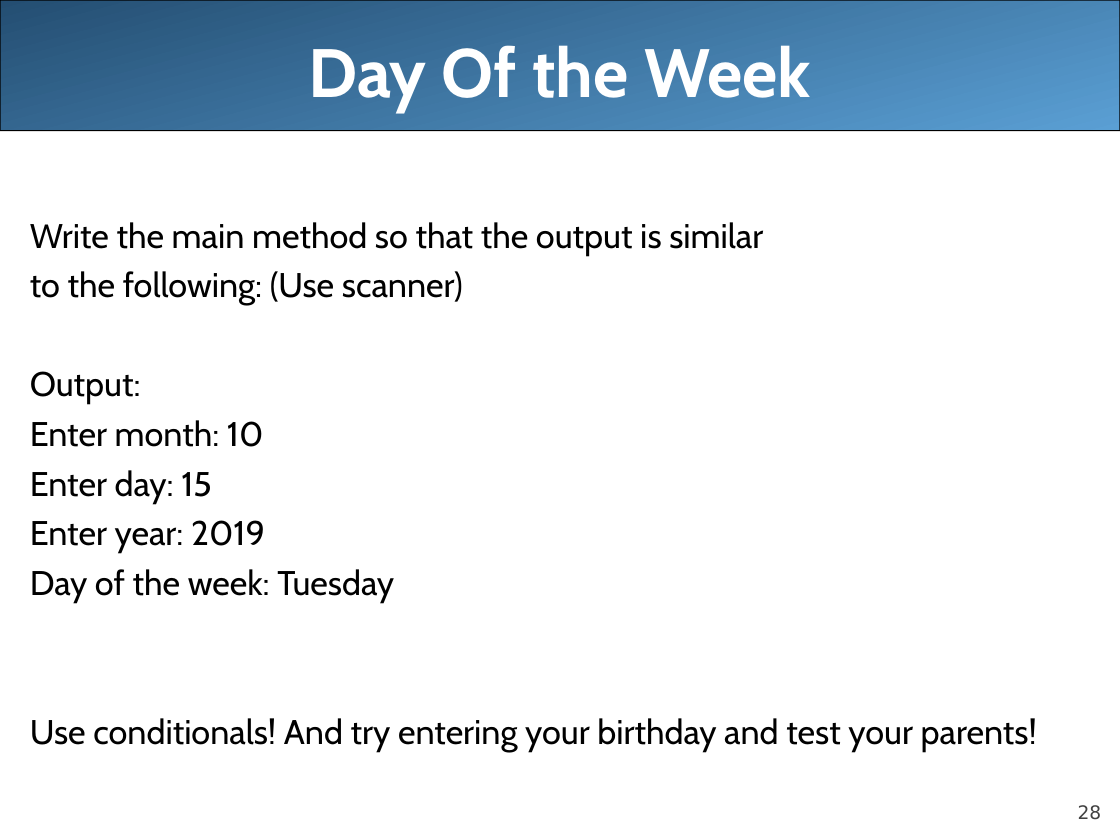
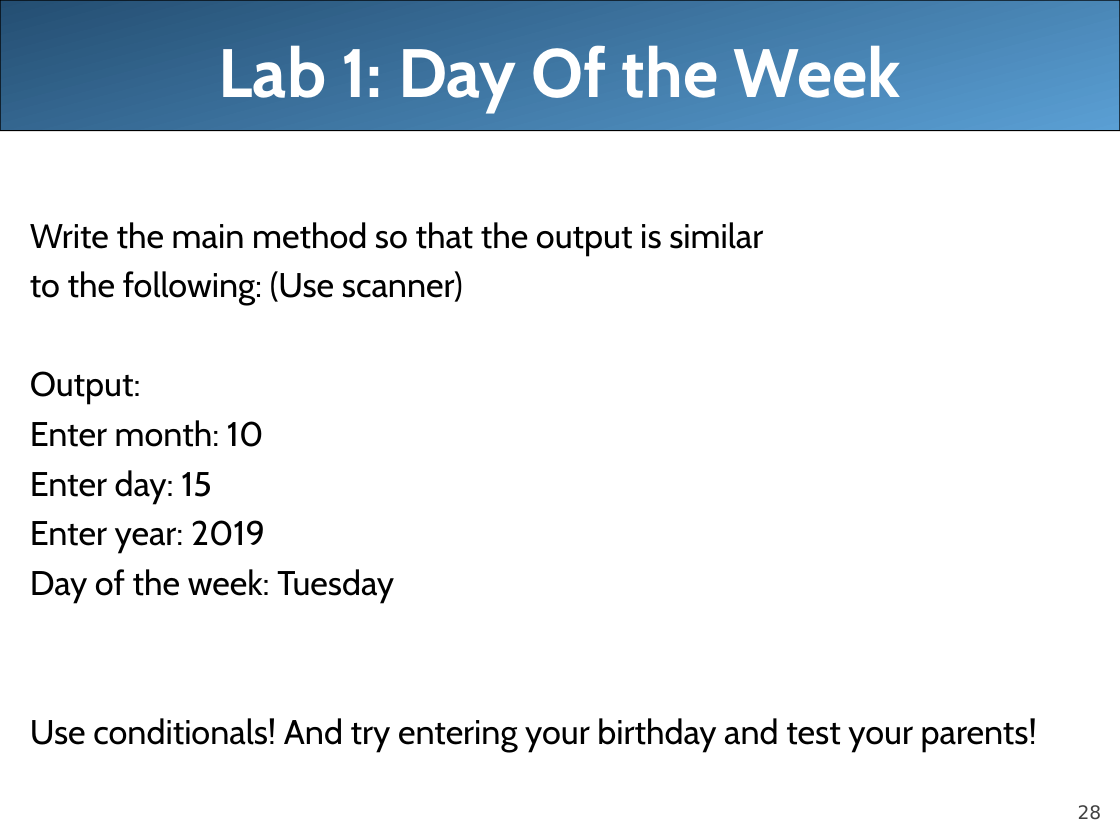
Before and after one commit to LongBaoNguyen/longbaonguyen.github.io, a slide deck: slide 28 of courses/apcsa/lecture8.ppt. Drawn at 1120x840 pixels with LibreOffice and Linux fonts; fonts in the diff are those of the drawing. Boxes give left, top, right and bottom in pixels: in the first picture for what was removed or moved away, otherwise in the second. Text is boxed around its words. In the diff, an @@ line names an element or a change of style, - is before the commit and + after.

```diff
--- a/courses/apcsa/lecture8.ppt
+++ b/courses/apcsa/lecture8.ppt
@@ title at [219, 45, 901, 112]: text changed @@
-Day Of the Week
+Lab 1: Day Of the Week
```
Also in this commit, not shown: 1 other slide changed, 1 slide added, 1 other file.
